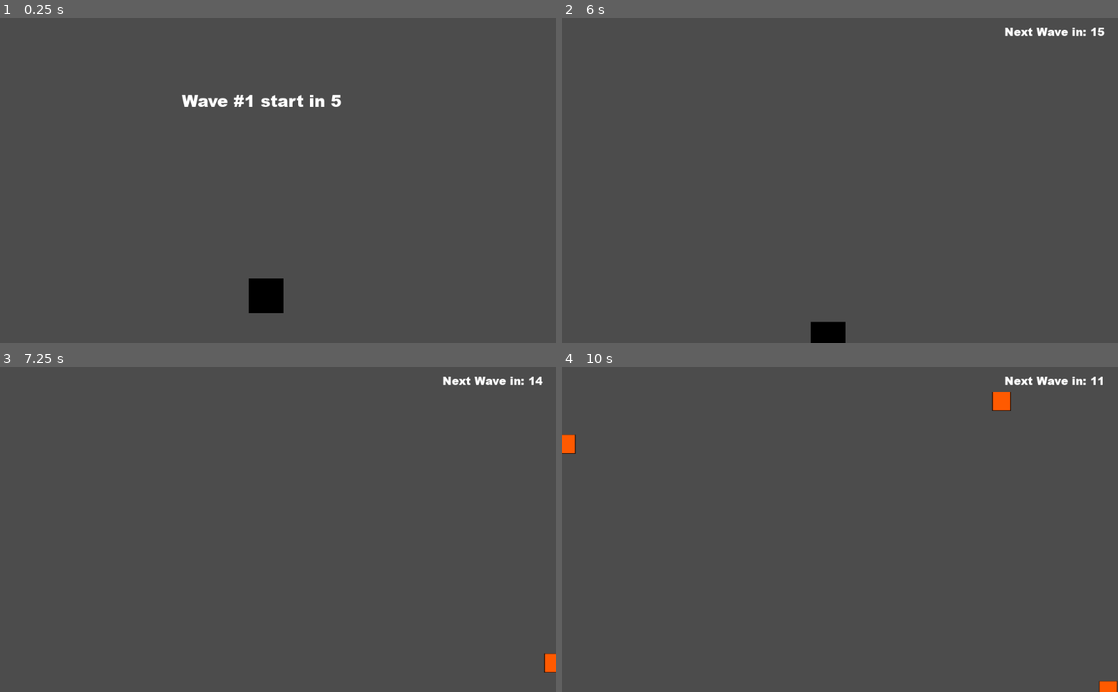
Above: before the commit, frames 1-4 (two rows, left to right).
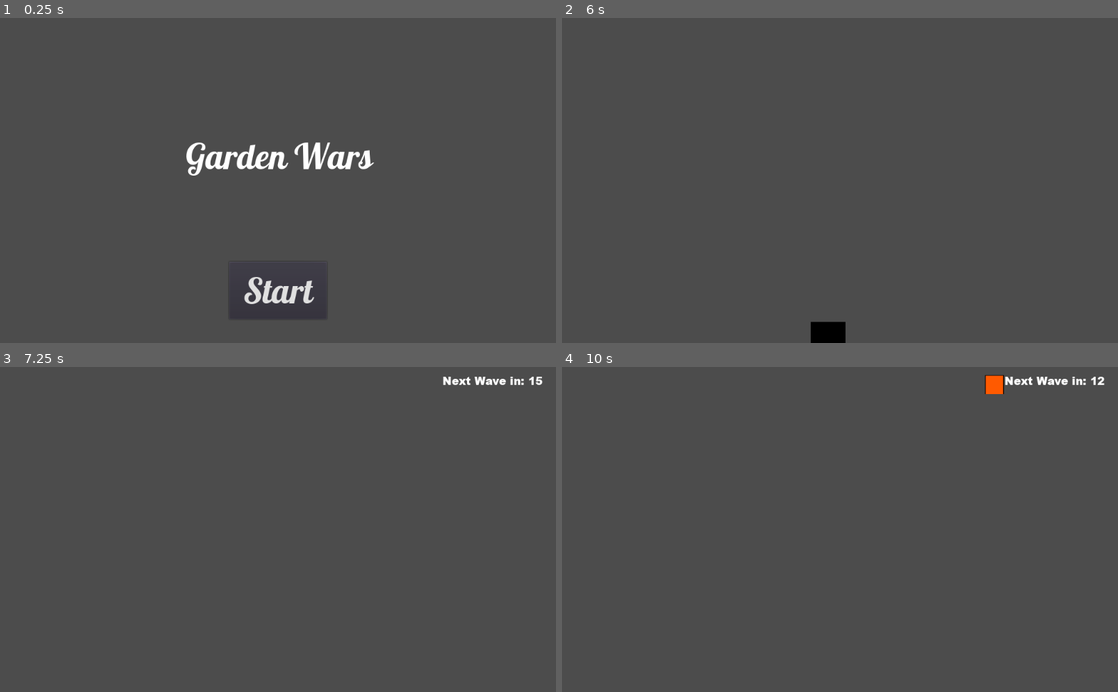
Above: after the commit, the same moments.

Repository: am-camila/Garden-Wars
Game: Godot game, scene res://models/Main/Main.tscn
Same seed, same stepped clock (60 frames per second), same inputs: the game is played once before the commit and once after it.
Inputs (mouse positions are in pixels of both pictures, inside the frame that each line leads up to):
- Up to frame 1 (0.25 s): no input
- Up to frame 2 (6 s): click (840, 291) at 0.5 s, where only the run after the commit has a clickable "Start"; tap Enter at 1.25, 3.5 s; hold D (move_right) 1.28-2.03 s; hold S (move_down) 2.03-2.78 s; tap Space at 2.75, 4.25 s; hold D (move_right) 2.78-3.53 s; hold W (move_up) 3.53-4.28 s; hold A (move_left) 4.28-5.78 s; hold S (move_down) from 5.78 s (still down)
- Up to frame 3 (7.25 s): tap Enter at 6.5 s; release S (move_down) at 6.53 s; hold D (move_right) from 6.53 s (still down)
- Up to frame 4 (10 s): release D (move_right) at 7.28 s; hold W (move_up) 7.28-8.03 s; hold D (move_right) 8.03-8.78 s; hold S (move_down) 8.78-9.53 s; hold A (move_left) from 9.53 s (still down)

The runs differ from the first frame. In frame 1, 2.8% of the frame differs, in the area x 32-68%, y 23-93%; in frame 2, 0.3%; in frame 3, 0.1%; in frame 4, 0.7%.

Commit message:
subo cambios en el HUD, falta hacer que el PJ se oculte antes de empezar el juego

Diff:
--- /dev/null
+++ b/src/models/Hud/HUD.gd
@@ -0,0 +1,28 @@
+extends CanvasLayer
+
+signal start_game
+
+func show_message(text):
+	$Message.text = text
+	$Message.show()
+	#$MessageTimer.start()
+
+
+func show_game_over():
+	show_message("Game Over")
+	yield($MessageTimer, "timeout")
+	$Message.text = "Garden Wars"
+	$Message.show()
+	yield(get_tree().create_timer(1),"timeout")
+	$StartButton.show()
+
+func update_score(score):
+	$ScoreLabel.text = str(score)
+
+func _on_StartButton_pressed():
+	$StartButton.hide()
+	emit_signal("start_game")
+	$Message.hide()
+
+func _on_MessageTimer_timeout():
+	$Message.hide()
--- /dev/null
+++ b/src/models/Hud/HUD.tscn
@@ -0,0 +1,45 @@
+[gd_scene load_steps=4 format=2]
+
+[ext_resource path="res://models/Hud/HUD.gd" type="Script" id=1]
+[ext_resource path="res://fonts/Lobster-Regular.ttf" type="DynamicFontData" id=2]
+
+[sub_resource type="DynamicFont" id=1]
+size = 64
+font_data = ExtResource( 2 )
+
+[node name="HUD" type="CanvasLayer"]
+script = ExtResource( 1 )
+
+[node name="ScoreLabel" type="Label" parent="."]
+margin_right = 40.0
+margin_bottom = 14.0
+custom_fonts/font = SubResource( 1 )
+
+[node name="Message" type="Label" parent="."]
+anchor_left = 0.5
+anchor_top = 0.5
+anchor_right = 0.5
+anchor_bottom = 0.5
+margin_left = -170.0
+margin_top = -85.0
+margin_right = 175.0
+margin_bottom = -3.0
+custom_fonts/font = SubResource( 1 )
+text = "Garden Wars"
+
+[node name="StartButton" type="Button" parent="."]
+anchor_left = 0.5
+anchor_top = 1.0
+anchor_right = 0.5
+anchor_bottom = 1.0
+margin_left = -90.0
+margin_top = -150.0
+margin_right = 90.0
+margin_bottom = -44.0
+custom_fonts/font = SubResource( 1 )
+text = "Start"
+
+[node name="MessageTimer" type="Timer" parent="."]
+
+[connection signal="pressed" from="StartButton" to="." method="_on_StartButton_pressed"]
+[connection signal="timeout" from="MessageTimer" to="." method="_on_MessageTimer_timeout"]
--- a/src/models/Main/Main.gd
+++ b/src/models/Main/Main.gd
@@ -29,9 +29,14 @@
 
 
 func _ready():
+	randomize()
+
+func new_game():
 	time_wave = time_per_wave + (current_wave * time_per_wave * 0.5)
 	player.initialize(self, self)
 	see_wave_text()
+	$HUD.show_message("Get Ready")
+
 
 
 # Timer que spawnea los enemigos en cada oleada
--- a/src/models/Main/Main.tscn
+++ b/src/models/Main/Main.tscn
@@ -1,9 +1,10 @@
-[gd_scene load_steps=8 format=2]
+[gd_scene load_steps=9 format=2]
 
 [ext_resource path="res://models/Player/Player.tscn" type="PackedScene" id=1]
 [ext_resource path="res://models/Enemy/Enemy.tscn" type="PackedScene" id=2]
 [ext_resource path="res://models/Main/Main.gd" type="Script" id=3]
 [ext_resource path="res://fonts/ariblk.ttf" type="DynamicFontData" id=4]
+[ext_resource path="res://models/Hud/HUD.tscn" type="PackedScene" id=5]
 
 [sub_resource type="Curve2D" id=1]
 _data = {
@@ -50,6 +51,9 @@
 custom_fonts/font = SubResource( 3 )
 align = 1
 
+[node name="HUD" parent="." instance=ExtResource( 5 )]
+
 [connection signal="timeout" from="EnemiesTimer" to="." method="_on_EnemiesTimer_timeout"]
 [connection signal="timeout" from="PlayWaveTimer" to="." method="_on_PlayWaveTimer_timeout"]
 [connection signal="timeout" from="NumberWaveTimer" to="." method="_on_NumberWaveTimer_timeout"]
+[connection signal="start_game" from="HUD" to="." method="new_game"]
Binary file added: src/fonts/Lobster-Regular.ttf
